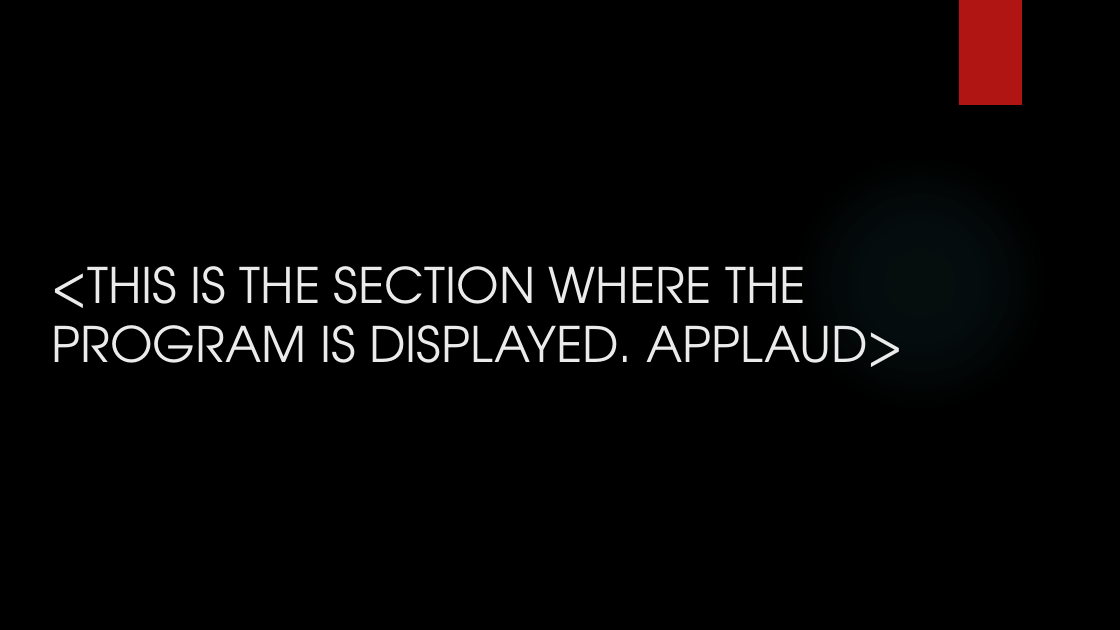
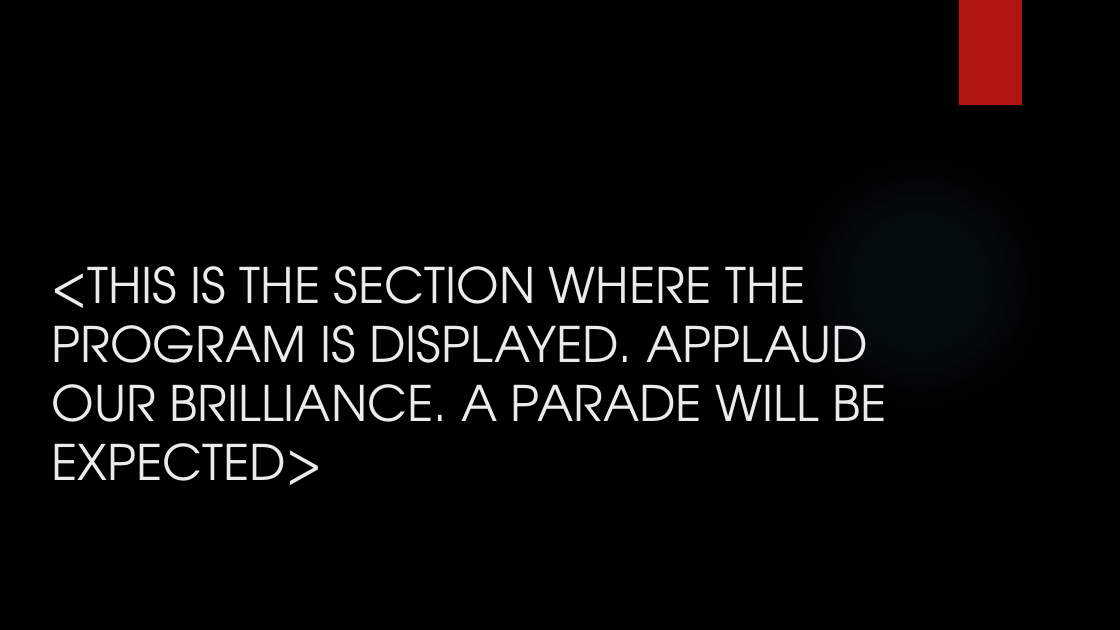
Before and after one commit to Elchamos64/Team3.14_card_game, a slide deck: slide 5 of NonProgramFiles/Presentation!.pptx. Drawn at 1120x630 pixels with LibreOffice and Linux fonts; fonts in the diff are those of the drawing; background and template pictures are left out. Boxes give left, top, right and bottom in pixels: in the first picture for what was removed or moved away, otherwise in the second. Text is boxed around its words. In the diff, an @@ line names an element or a change of style, - is before the commit and + after.

```diff
--- a/NonProgramFiles/Presentation!.pptx
+++ b/NonProgramFiles/Presentation!.pptx
@@ title at box(51, 266, 887, 485): text changed @@
-<THIS IS THE SECTION WHERE THE PROGRAM IS DISPLAYED. APPLAUD>
+<THIS IS THE SECTION WHERE THE PROGRAM IS DISPLAYED. APPLAUD OUR BRILLIANCE. A PARADE WILL BE EXPECTED>
```
Also in this commit, not shown: 1 slide added, 3 other files.
